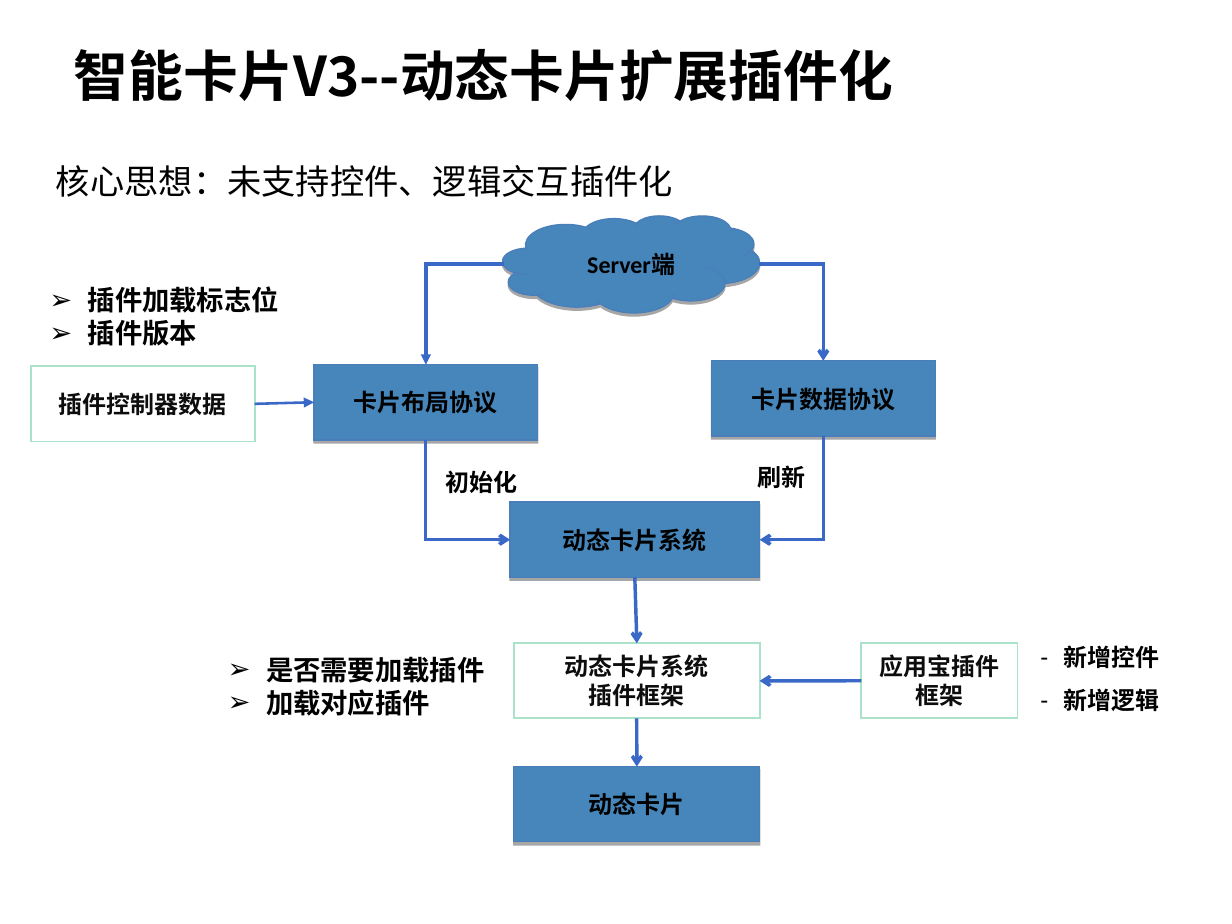
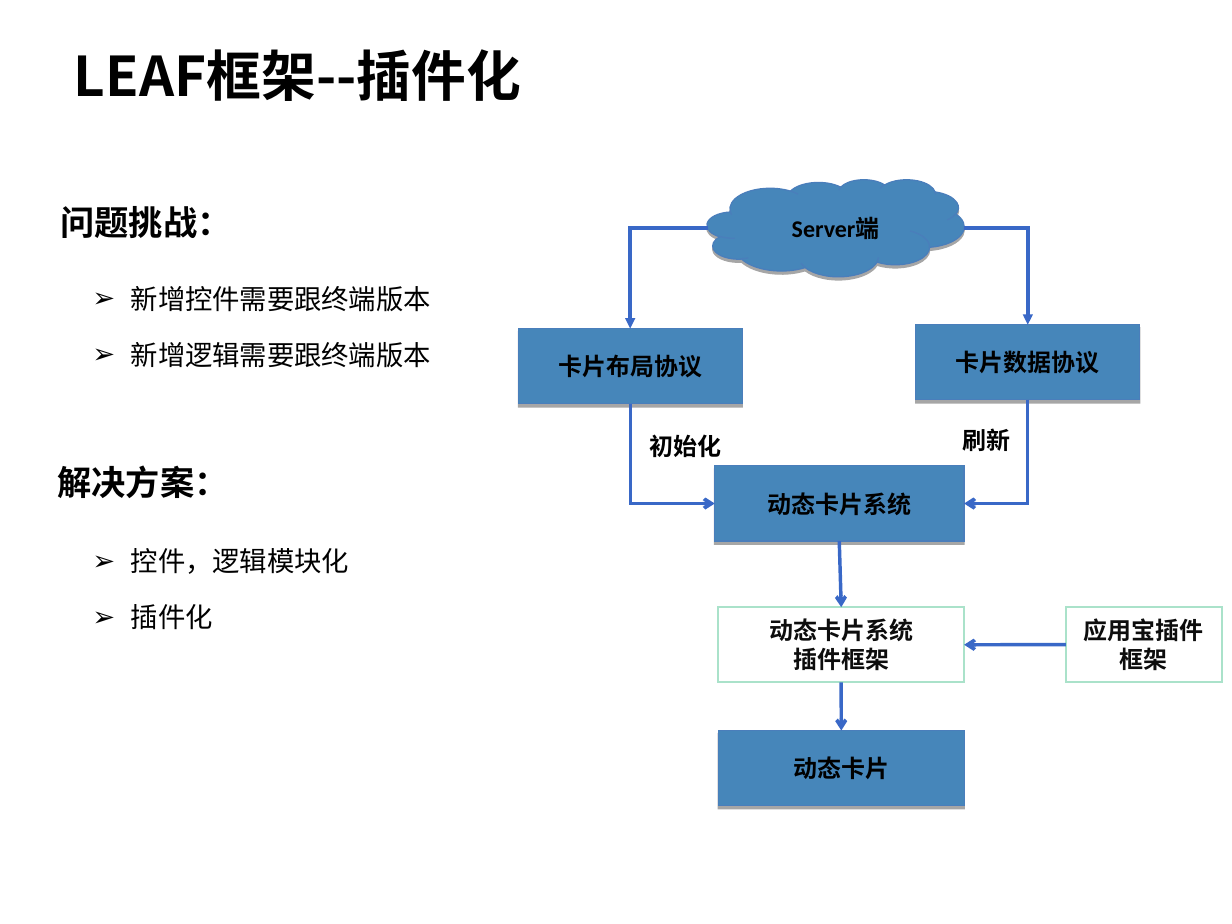
Before and after one commit to hamlingong/data, a slide deck: slide 13 of promote/龚海龙-v1.0.ppt (slide 14 before the commit). Drawn at 1232x924 pixels with LibreOffice and Linux fonts; fonts in the diff are those of the drawing; background and template pictures are left out. Boxes give left, top, right and bottom in pixels: in the first picture for what was removed or moved away, otherwise in the second. Text is boxed around its words. In the diff, an @@ line names an element or a change of style, - is before the commit and + after.

```diff
--- a/promote/龚海龙-v1.0.ppt
+++ b/promote/龚海龙-v1.0.ppt
@@ title at (x1=74, y1=49, x2=521, y2=101): text changed @@
-智能卡片V3--动态卡片扩展插件化
+LEAF框架--插件化
@@ text removed at (x1=56, y1=165, x2=673, y2=197) @@
-核心思想：未支持控件、逻辑交互插件化
@@ text added at (x1=60, y1=206, x2=231, y2=238), 20 pt, text #000000, bold @@
+问题挑战：
@@ elbow arrow moved from (759, 264) - (823, 361) to (708, 228) - (631, 329) @@
@@ elbow arrow (708, 228) - (631, 329): arrowheads changed @@
@@ elbow arrow moved from (504, 264) - (426, 365) to (963, 228) - (1027, 325) @@
@@ text removed at (x1=88, y1=286, x2=279, y2=346) @@
-➢ 插件加载标志位
-➢ 插件版本
@@ text added at (x1=131, y1=286, x2=431, y2=368), 16 pt, text #000000 @@
+  ➢ 新增控件需要跟终端版本
+  ➢ 新增逻辑需要跟终端版本
@@ rectangle removed at (x1=31, y1=366, x2=255, y2=441) @@
-插件控制器数据
@@ arrow removed from (255, 404) to (314, 402) @@
@@ elbow arrow moved from (823, 436) - (760, 540) to (631, 404) - (715, 504) @@
@@ elbow arrow moved from (426, 440) - (510, 540) to (1027, 400) - (965, 504) @@
@@ text added at (x1=57, y1=465, x2=228, y2=498), 20 pt, text #000000, bold @@
+解决方案：
@@ text added at (x1=131, y1=548, x2=349, y2=630), 16 pt, text #000000 @@
+  ➢ 控件，逻辑模块化
+  ➢ 插件化
@@ 6 rectangles, 3 arrows, 2 texts, 1 freeform shape moved together from (x1=314, y1=216, x2=1018, y2=841) to (x1=519, y1=180, x2=1222, y2=806) @@
@@ text removed at (x1=266, y1=656, x2=484, y2=716) @@
-➢ 是否需要加载插件
-➢ 加载对应插件
@@ text removed at (x1=1064, y1=645, x2=1160, y2=711) @@
-– 新增控件
-– 新增逻辑
```
Also in this commit, not shown: 8 other slides changed, 3 slides added, 5 slides removed, 2 other files.
